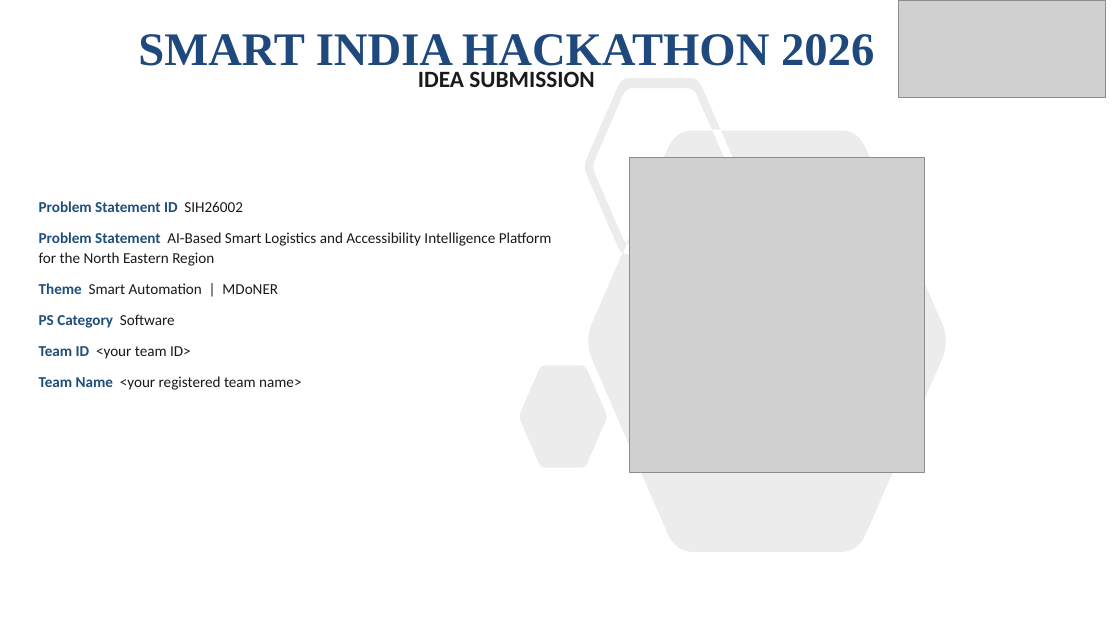
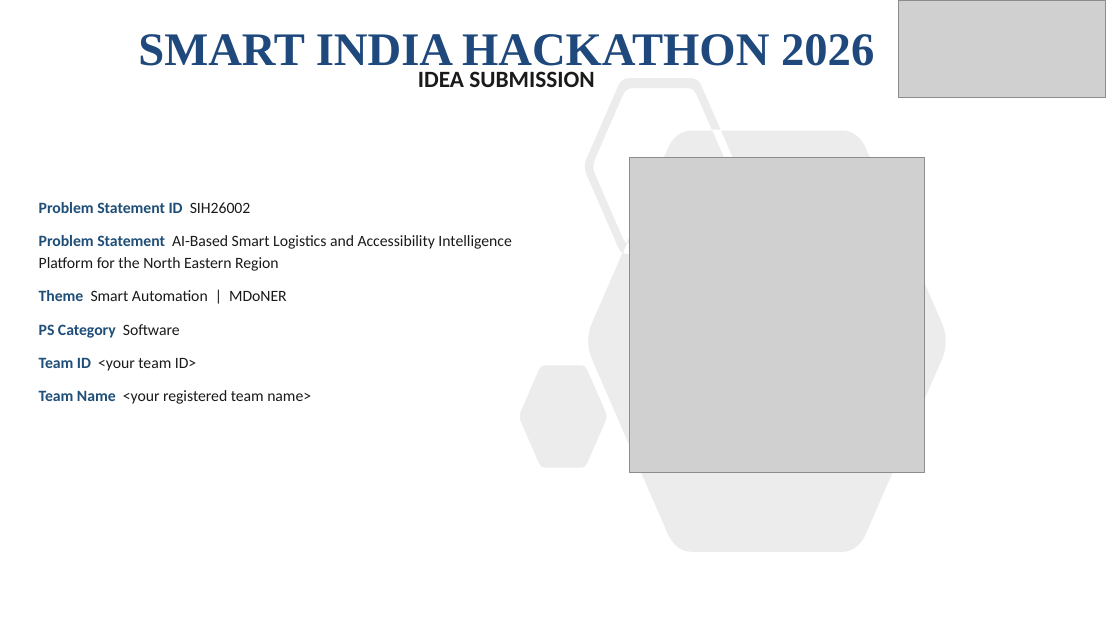
Before and after one commit to Jeffrey2600/Logistics_sih, a slide deck: slide 1 of docs/presentation/SIH26002_NER_Logistics_Submission6.pptx. Drawn at 1120x630 pixels with LibreOffice and Linux fonts; fonts in the diff are those of the drawing; grey boxes stand for pictures. Boxes give left, top, right and bottom in pixels: in the first picture for what was removed or moved away, otherwise in the second. Text is boxed around its words. In the diff, an @@ line names an element or a change of style, - is before the commit and + after.

```diff
--- a/docs/presentation/SIH26002_NER_Logistics_Submission6.pptx
+++ b/docs/presentation/SIH26002_NER_Logistics_Submission6.pptx
@@ text "Problem Statement ID SIH26002" at [39, 202, 511, 404]: size 13 to 13.5 pt; line spacing 1.12 to 1.15; more space between paragraphs @@
```
Also in this commit, not shown: 5 other slides changed, 2 other files.
